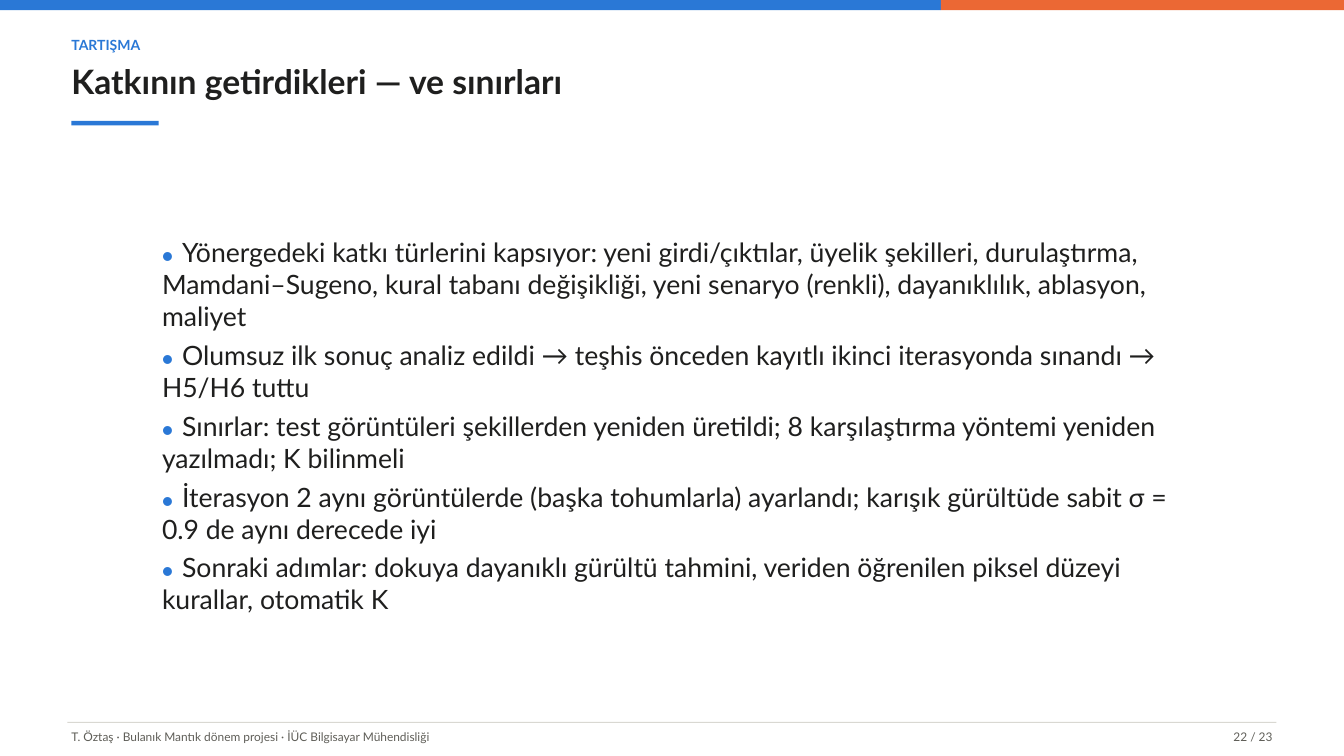
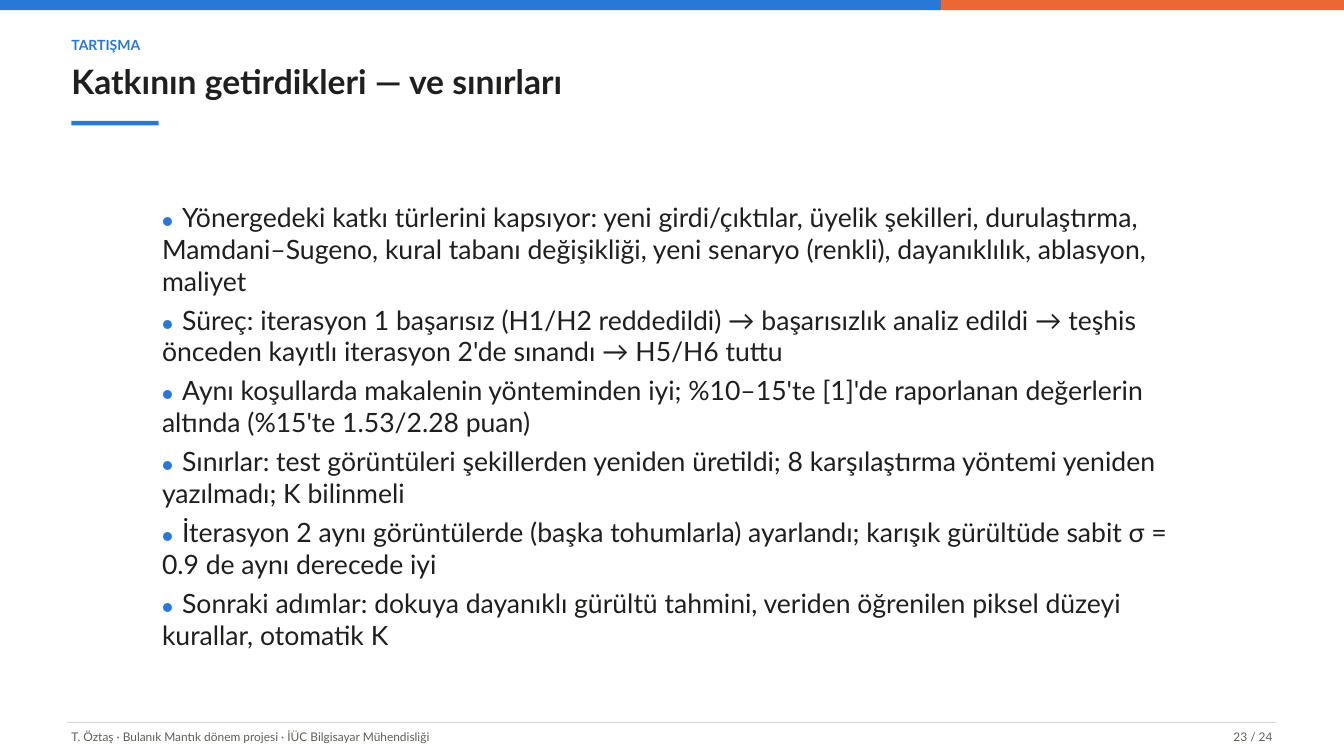
Before and after one commit to tarikoztas/fuzzy-logic-project, a slide deck: slide 23 of presentation/presentation_tr.pptx (slide 22 before the commit). Drawn at 1344x756 pixels with LibreOffice and Linux fonts; fonts in the diff are those of the drawing. Boxes give left, top, right and bottom in pixels: in the first picture for what was removed or moved away, otherwise in the second. Text is boxed around its words. In the diff, an @@ line names an element or a change of style, - is before the commit and + after.

```diff
--- a/presentation/presentation_tr.pptx
+++ b/presentation/presentation_tr.pptx
@@ text "● Yönergedeki katkı türlerini kapsıyor: ...": place and size @@
-text "● Yönergedeki katkı türlerini kapsıyor: ..." at [162, 242, 1155, 613]
+text "● Yönergedeki katkı türlerini kapsıyor: ..." at [162, 207, 1155, 649]
@@ text at [162, 309, 1143, 437]: text changed @@
-● Olumsuz ilk sonuç analiz edildi → teşhis önceden kayıtlı ikinci iterasyonda sınandı → H5/H6 tuttu
+● Süreç: iterasyon 1 başarısız (H1/H2 reddedildi) → başarısızlık analiz edildi → teşhis önceden kayıtlı iterasyon 2'de sınandı → H5/H6 tuttu
+● Aynı koşullarda makalenin yönteminden iyi; %10–15'te [1]'de raporlanan değerlerin altında (%15'te 1.53/2.28 puan)
@@ text at [1233, 732, 1273, 741]: text changed @@
-22 / 23
+23 / 24
```
Also in this commit, not shown: 21 other slides changed, 1 slide added, 21 other files.
